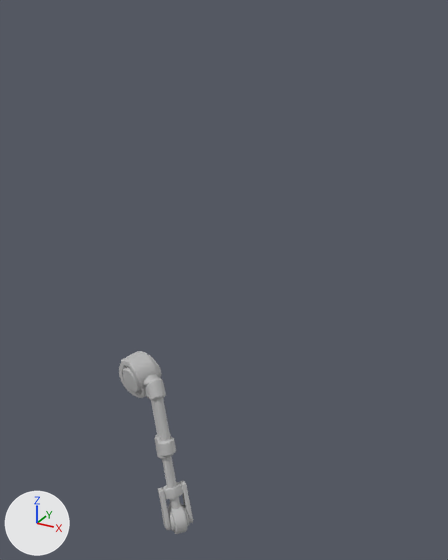
The FBX model Assets/Art/Meshes/RobotParts/sm_robot_part_L_upper_arm_02.fbx, before and after one commit.
Rendered twice from a 50 mm lens placed at (1.218, -1.294, 2.542), pointed at (0.428, 0.142, 1.824). Lighting does not change. The marker at lower left points along +X, +Y and +Z. Where no turn or scale is listed for an object, it has been applied to the vertices.

Names of what the first picture shows: 'L_upper_arm_02'.
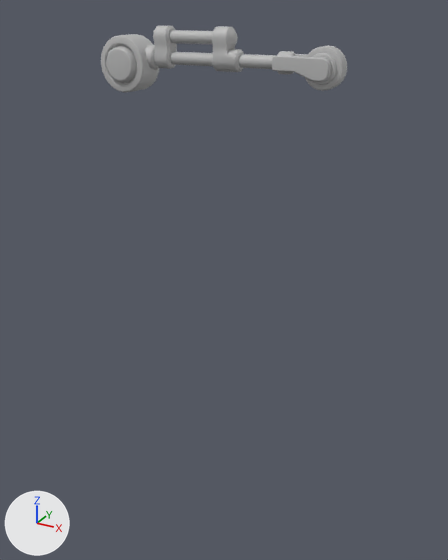
Location of each change, [x1, y1, x2, y2] in pixels of the pictures (448 x 560 px; the box of a moved part takes in the faces that stretch with it):
```json
{"object": "L_upper_arm_02", "change": "reshaped, moved", "before": [119, 351, 193, 534], "after": [101, 26, 347, 93], "on screen": "229% wider, 63% shorter"}
{"part": 1, "of": "me_mesh", "change": "moved or reshaped", "before": [154, 434, 176, 459], "after": [212, 26, 244, 72]}
{"part": 2, "of": "me_mesh", "change": "moved or reshaped", "before": [158, 487, 171, 530], "after": [272, 56, 331, 82]}
{"part": 3, "of": "me_mesh", "change": "moved or reshaped", "before": [180, 480, 193, 523], "after": [295, 54, 308, 57]}
{"part": 4, "of": "me_mesh", "change": "moved or reshaped", "before": [162, 482, 183, 499], "after": [277, 51, 296, 75]}
{"part": 5, "of": "me_mesh", "change": "moved or reshaped", "before": [168, 503, 189, 534], "after": [305, 45, 347, 91]}
{"part": 6, "of": "me_mesh", "change": "moved or reshaped", "before": [119, 351, 180, 509], "after": [101, 26, 303, 93]}
```

Edits to the scene script, one JSON object a line:
```json
{"block": "me_mesh", "where": "# used by ob_l_upper_arm_02; location = (0.137, 0.068, 1.46)"}
{"op": "remove", "block": "me_mesh", "code": "me_mesh.from_pydata(...)  # 1001 vertices, 1047 faces; spans x -0.057..0.244, y -0.119..0.093, z -0.505..0.059"}
{"op": "add", "block": "me_mesh", "code": "me_mesh.from_pydata(...)  # 1001 vertices, 1047 faces; spans x 0.064..0.738, y 0.009..0.128, z 1.388..1.556"}
{"block": "me_mesh", "change": "me_mesh part 1: the loose piece of 80 vertices spanning x 0.095..0.192, y -0.093..-0.001, z -0.254..-0.151 is multiplied about its middle by the matrix ((0.288, -0.167, -0.916), (0.657, 0.756, 0.054), (0.72, -0.636, 0.289)), then moved by (0.289, 0.116, 1.703)"}
{"block": "me_mesh", "change": "me_mesh part 2: the loose piece of 56 vertices spanning x 0.129..0.195, y -0.119..-0.07, z -0.485..-0.342 is multiplied about its middle by the matrix ((0.27, -0.158, -0.953), (0.652, 0.756, 0.067), (0.704, -0.635, 0.319)), then moved by (0.482, 0.125, 1.89)"}
{"block": "me_mesh", "change": "me_mesh part 3: the loose piece of 56 vertices spanning x 0.179..0.244, y -0.062..-0.012, z -0.481..-0.336 is multiplied about its middle by the matrix ((0.283, -0.159, -0.942), (0.649, 0.752, 0.068), (0.7, -0.633, 0.317)), then moved by (0.433, 0.144, 1.886)"}
{"block": "me_mesh", "change": "me_mesh part 4: the loose piece of 60 vertices spanning x 0.14..0.205, y -0.09..-0.025, z -0.385..-0.335 is multiplied about its middle by the matrix ((0.289, -0.162, -0.944), (0.651, 0.755, 0.07), (0.701, -0.635, 0.324)), then moved by (0.418, 0.127, 1.838)"}
{"block": "me_mesh", "change": "me_mesh part 5: the loose piece of 282 vertices spanning x 0.148..0.243, y -0.112..-0.023, z -0.505..-0.406 is multiplied about its middle by the matrix ((0.268, -0.157, -0.951), (0.654, 0.754, 0.059), (0.707, -0.638, 0.305)), then moved by (0.494, 0.138, 1.926)"}
{"block": "me_mesh", "change": "me_mesh part 6: 467 of 1001 vertices moved; they spanned x -0.057..0.215, y -0.089..0.093, z -0.456..0.059 and now span x 0.064..0.687, y 0.009..0.128, z 1.388..1.556; mean shift (0.142, 0.056, 1.498); largest move (0.208, -0.086, -0.446) -> (0.687, 0.065, 1.493)"}
{"op": "set", "path": "ob_l_upper_arm_02.location", "old": "(0.137, 0.068, 1.46)", "new": "(0.002, 0.081, 0.943)"}
```
